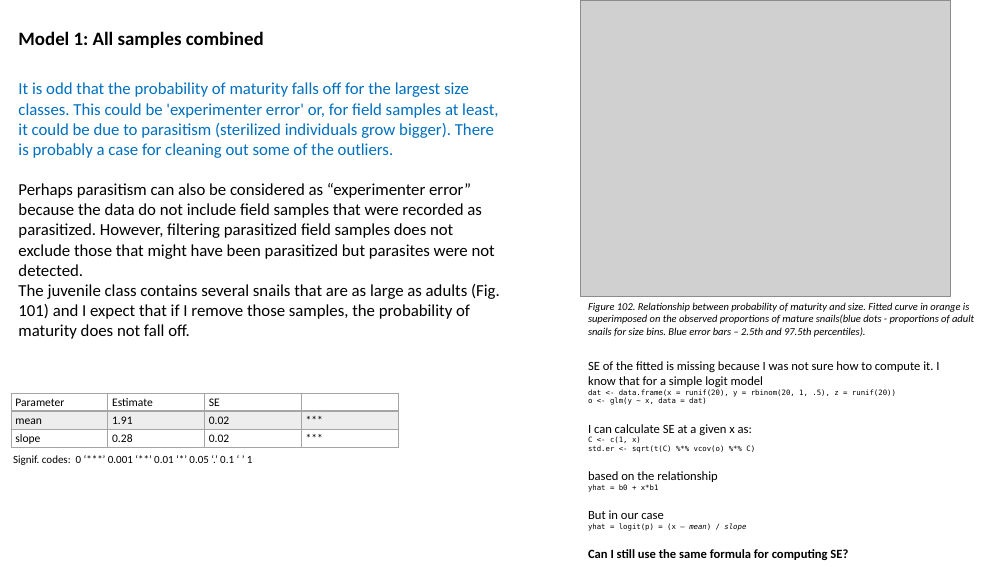
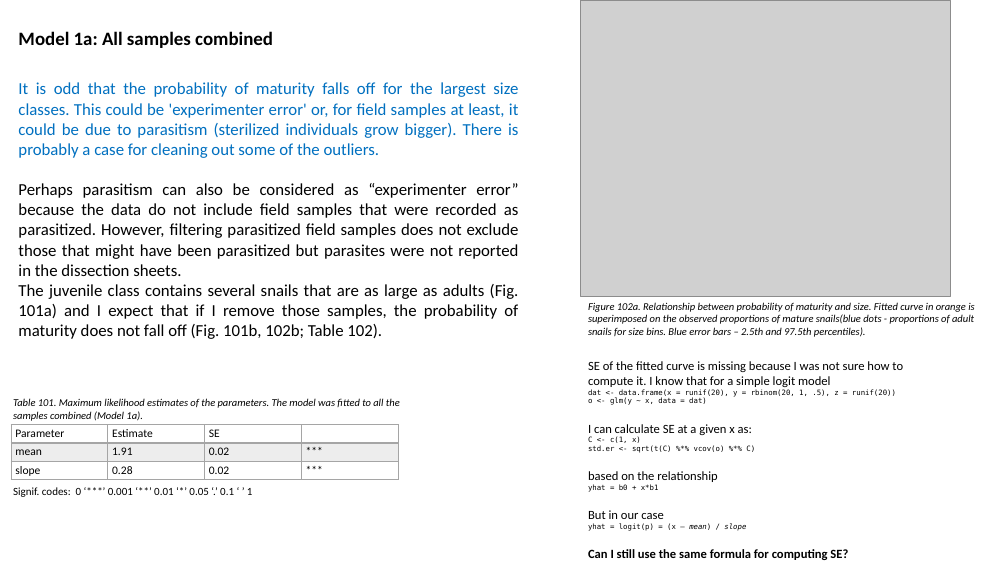
Before and after one commit to sam0per/Littorina_CZ_offspring, a slide deck: slide 3 of docs/Littorina_offspring_size_maturity.pptx. Drawn at 1008x567 pixels with LibreOffice and Linux fonts; fonts in the diff are those of the drawing; grey boxes stand for pictures. Boxes give left, top, right and bottom in pixels: in the first picture for what was removed or moved away, otherwise in the second. Text is boxed around its words. In the diff, an @@ line names an element or a change of style, - is before the commit and + after.

Commit message:
size at maturity sex and generation models

```diff
--- a/docs/Littorina_offspring_size_maturity.pptx
+++ b/docs/Littorina_offspring_size_maturity.pptx
@@ text at (x1=18, y1=31, x2=273, y2=48): text changed @@
-Model 1: All samples combined
+Model 1a: All samples combined
@@ text at (x1=18, y1=82, x2=518, y2=158): alignment left to justified @@
@@ text at (x1=18, y1=183, x2=519, y2=339): text changed @@
-Perhaps parasitism can also be considered as “experimenter error” because the data do not include field samples that were recorded as parasitized. However, filtering parasitized field samples does not exclude those that might have been parasitized but parasites were not detected.
-The juvenile class contains several snails that are as large as adults (Fig. 101) and I expect that if I remove those samples, the probability of maturity does not fall off.
+Perhaps parasitism can also be considered as “experimenter error” because the data do not include field samples that were recorded as parasitized. However, filtering parasitized field samples does not exclude those that might have been parasitized but parasites were not reported in the dissection sheets.
+The juvenile class contains several snails that are as large as adults (Fig. 101a) and I expect that if I remove those samples, the probability of maturity does not fall off (Fig. 101b, 102b; Table 102).
@@ text at (x1=588, y1=302, x2=974, y2=337): text changed @@
-Figure 102. Relationship between probability of maturity and size. Fitted curve in orange is superimposed on the observed proportions of mature snails(blue dots - proportions of adult snails for size bins. Blue error bars – 2.5th and 97.5th percentiles).
+Figure 102a. Relationship between probability of maturity and size. Fitted curve in orange is superimposed on the observed proportions of mature snails(blue dots - proportions of adult snails for size bins. Blue error bars – 2.5th and 97.5th percentiles).
@@ text at (x1=588, y1=361, x2=903, y2=387): text changed @@
-SE of the fitted is missing because I was not sure how to compute it. I know that for a simple logit model
+SE of the fitted curve is missing because I was not sure how to compute it. I know that for a simple logit model
@@ text added at (x1=13, y1=398, x2=400, y2=421), 10 pt, text #000000, italic @@
+Table 101. Maximum likelihood estimates of the parameters. The model was fitted to all the samples combined (Model 1a).
@@ table moved from (x1=11, y1=393, x2=399, y2=448) to (x1=11, y1=424, x2=399, y2=480) @@
@@ text "Signif. codes: 0 ‘***’ 0.001 ..." moved from (x1=13, y1=455, x2=253, y2=465) to (x1=13, y1=487, x2=253, y2=497) @@
```
Also in this commit, not shown: 6 other slides changed, 4 slides added, 2 slides removed, 2 other files.
